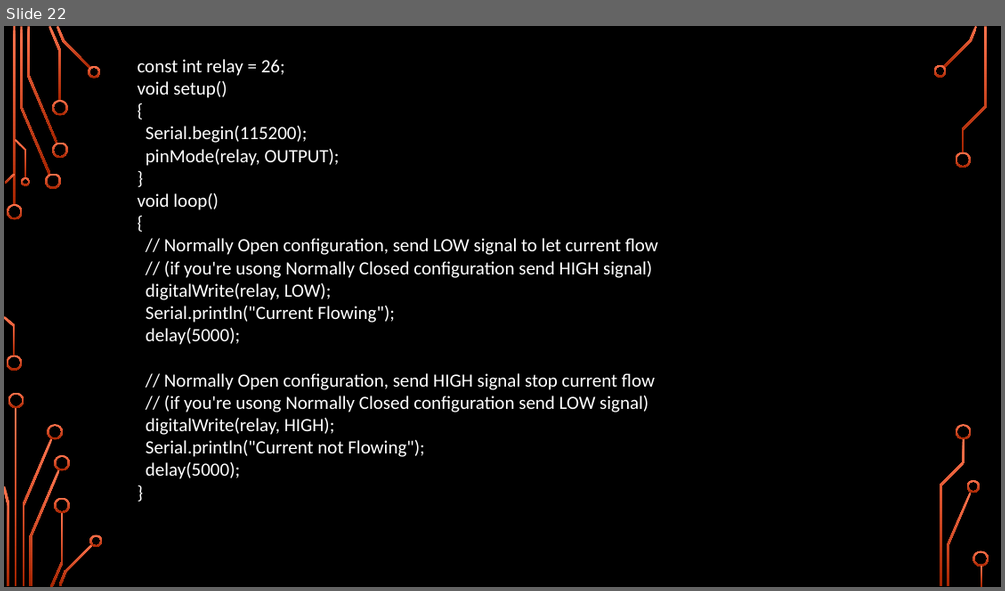
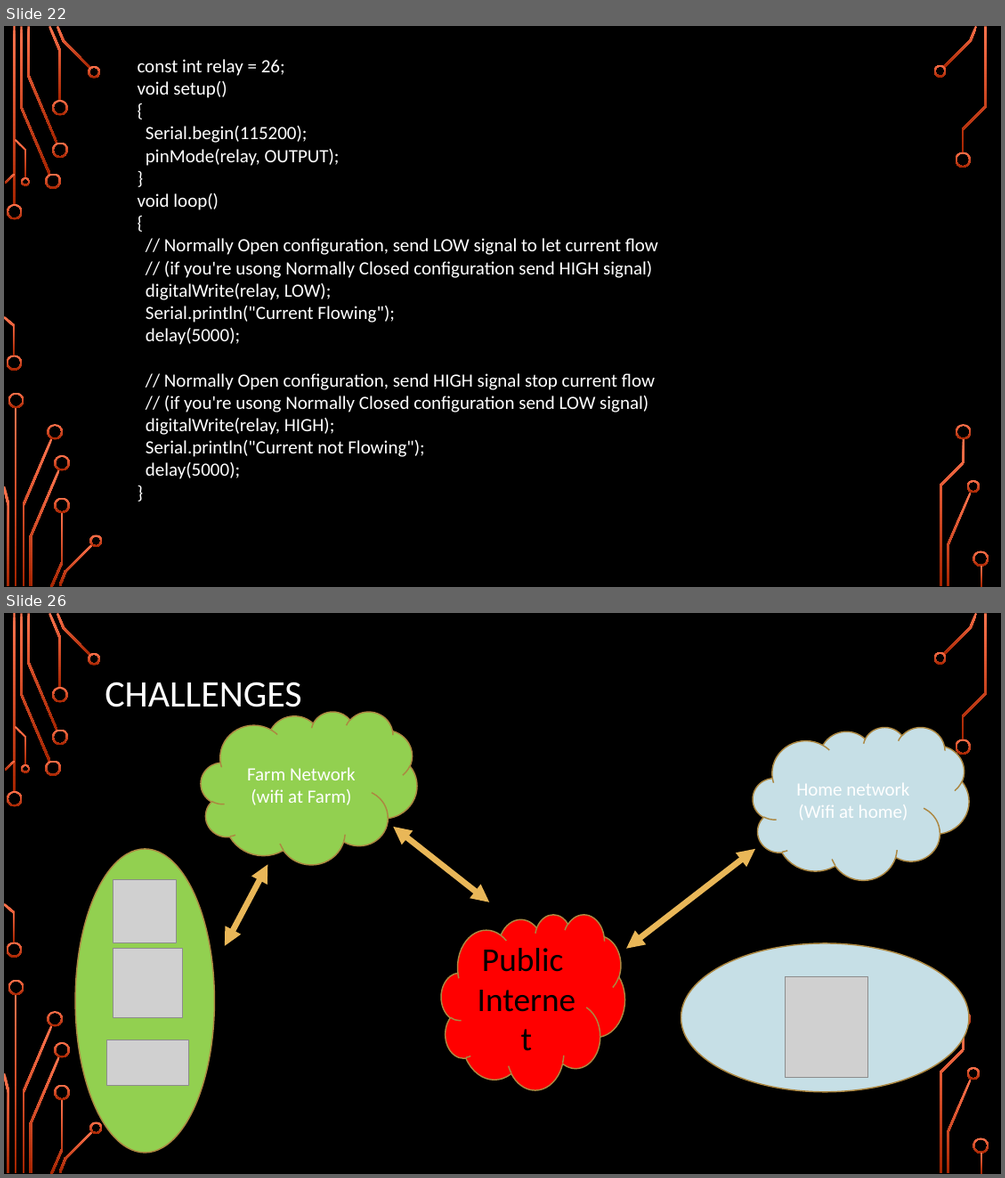
Before and after one commit to girishsukukumar/IoTWorkshop, a slide deck: Module-3.pptx. Shown one above the other, each under a label of ours: slide 22 before the commit, slides 22 and 26 after it; the slides between them are not shown. The pictures are 1005x591 and 1005x1178 pixels, drawn with LibreOffice and Linux fonts; fonts in the diff are those of the drawing; grey boxes stand for pictures; background and template pictures are left out. Boxes give left, top, right and bottom in pixels: in the first picture for what was removed or moved away, otherwise in the second. Text is boxed around its words. In the diff, an @@ line names an element or a change of style, - is before the commit and + after.

```diff
--- a/Module-3.pptx
+++ b/Module-3.pptx
@@ slide 26 added at [4, 613, 1001, 1174], background picture (left out); not listed: 36 template elements that a slide beside it also shows @@
@@ title added at [105, 682, 302, 716], 36 pt, text #FFFFFF @@
+CHALLENGES
@@ cloud added at [201, 712, 417, 865], fill #92D050, outline #AC8741 1.25 pt, 18 pt, text #FFFFFF @@
+Farm Network
+(wifi at Farm)
@@ cloud added at [752, 727, 969, 880], fill #C6DFE6, outline #AC8741 1.25 pt, 18 pt, text #FFFFFF @@
+Home network
+(Wifi at home)
@@ ellipse added at [75, 849, 214, 1152], fill #92D050, outline #AC8741 1.25 pt @@
@@ double arrow added from (489, 902) to (394, 827), #E9B758 5.75 pt @@
@@ double arrow added from (755, 849) to (626, 948), #E9B758 5.75 pt @@
@@ double arrow added from (268, 864) to (225, 946), #E9B758 5.75 pt @@
@@ picture added at [113, 880, 177, 943] @@
@@ cloud added at [442, 915, 625, 1090], fill #FF0000, outline #AC8741 1.25 pt, 32 pt, text #000000 @@
+Public
+Internet
@@ picture added at [113, 948, 182, 1017] @@
@@ ellipse added at [680, 943, 969, 1093], fill #C6DFE6, outline #AC8741 1.25 pt @@
@@ picture added at [785, 976, 867, 1078] @@
@@ picture added at [106, 1040, 189, 1085] @@
```
Also in this commit, not shown: 1 slide changed, 3 other slides added, 4 slides removed, 1 other file.
